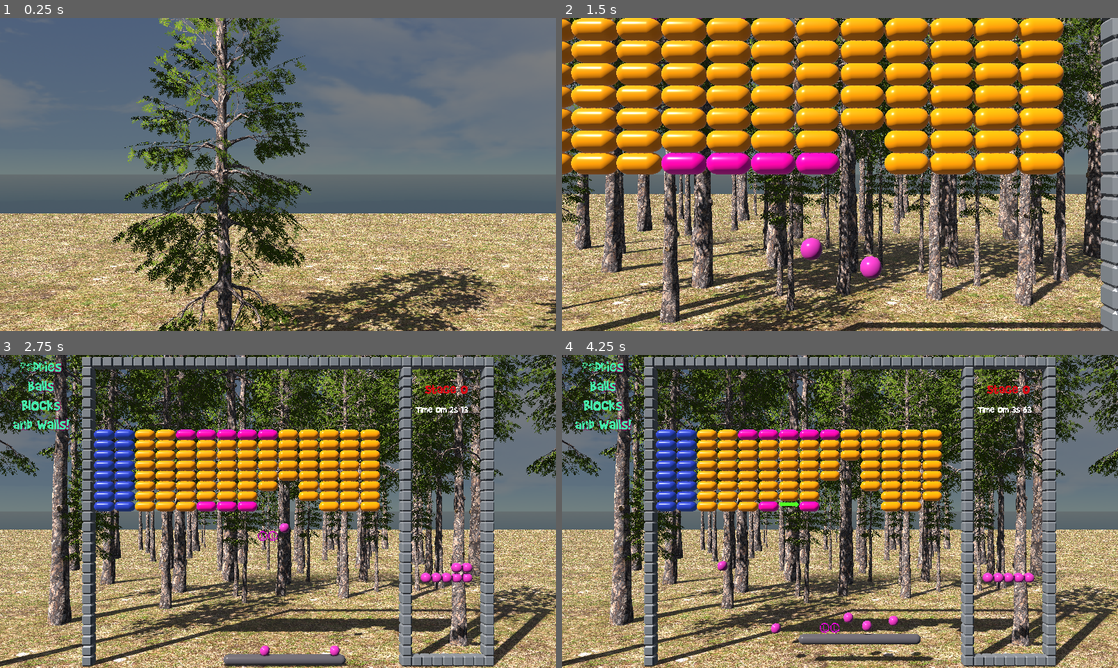
Above: before the commit, frames 1-4 (two rows, left to right).
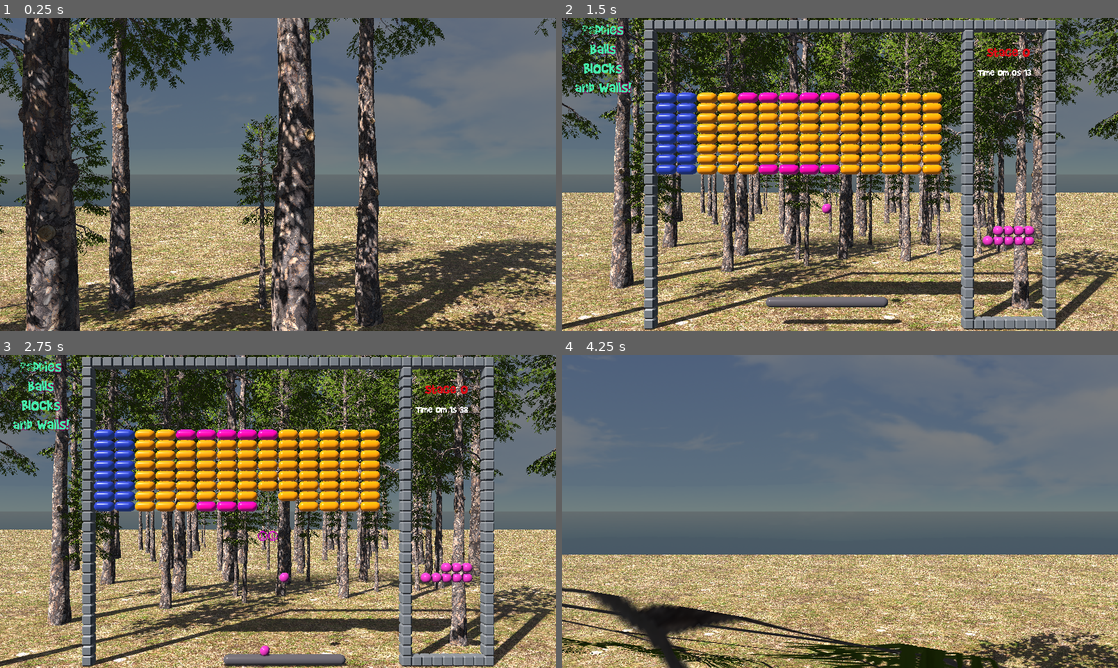
Above: after the commit, the same moments.

Repository: Chaduke/paddles_balls_blocks_walls
Game: Godot game, scene res://scenes/main.tscn
The game is run twice, just before and just after one commit, with the same random seed, the same clock (stepped at 60 frames per second) and the same inputs.
Inputs (mouse positions are in pixels of both pictures, inside the frame that each line leads up to):
- Up to frame 1 (0.25 s): no input
- Up to frame 2 (1.5 s): move the mouse to (867, 174) at 0.52 s; right-click (867, 174) at 0.6 s; move the mouse to (812, 174) at 1.27 s; right-click (812, 174) at 1.35 s
- Up to frame 3 (2.75 s): move the mouse to (289, 505) at 2.02 s; press the mouse at (289, 505) at 2.03 s; right-click (289, 505) at 2.3 s
- Up to frame 4 (4.25 s): move the mouse to (834, 517) at 2.77 s; release the mouse at (834, 517) at 2.78 s; right-click (834, 517) at 2.85 s; move the mouse to (878, 514) at 3.52 s; right-click (878, 514) at 3.6 s; tap R (reset, bound only after the commit) at 4.15 s

The runs differ from the first frame. In frame 1, 60% of the frame differs, in the area x 0-100%, y 0-100%; in frame 2, 89%; in frame 3, 0.7%; in frame 4, 83%.

Commit message:
Ball shrink and grow works ok, need to check what happens on reload_current_scene

Diff:
--- a/project.godot
+++ b/project.godot
@@ -41,6 +41,11 @@
 "events": [Object(InputEventMouseButton,"resource_local_to_scene":false,"resource_name":"","device":-1,"window_id":0,"a …(258 unchanged characters)…
 ]
 }
+reset={
+"deadzone": 0.5,
+"events": [Object(InputEventKey,"resource_local_to_scene":false,"resource_name":"","device":-1,"window_id":0,"alt_pressed":false,"shift_pressed":false,"ctrl_pressed":false,"meta_pressed":false,"pressed":false,"keycode":0,"physical_keycode":82,"key_label":0,"unicode":114,"location":0,"echo":false,"script":null)
+]
+}
 
 [physics]
 
--- a/scripts/main.gd
+++ b/scripts/main.gd
@@ -20,12 +20,13 @@
 # Called every frame. 'delta' is the elapsed time since the previous frame.
 func _process(_delta):
 	if camera.position.z < 0:
-		camera.position.z += 2
+		camera.position.z += 4
 	if Input.is_action_pressed("ui_cancel"):
 		get_tree().quit()
 	if Input.is_action_just_pressed("spawn_ball"):
 		spawn_ball()
-
+	if Input.is_action_just_pressed("reset"):
+		get_tree().reload_current_scene()
 	# balls loop
 	for ball in balls:
 		if ball.position.y < 0: # Check if the ball has left the screen
@@ -34,8 +35,9 @@
 	if blocks.get_child_count() == 0:
 		# reset the level for now
 		get_tree().reload_current_scene()
-
 func spawn_ball():
+	if camera.position.z < 0:
+		return
 	if not time_label.game_started:
 		time_label.game_started = true
 	var spare_balls = stage.get_node("spare_balls")
@@ -65,5 +67,21 @@
 		balls.append(ball_instance)
 		add_child(ball_instance)
 
-func update_ball_size(_size):
-	pass
+func update_ball_size():
+	for ball_instance in balls:
+		if ball_instance.has_node("MeshInstance3D"):
+			var mesh_instance = ball_instance.get_node("MeshInstance3D")
+			if mesh_instance:
+				mesh_instance.queue_free()
+		var new_mesh_instance = ball_instance.ball_models[current_ball_size].instantiate()
+		new_mesh_instance.name="MeshInstance3D"
+		ball_instance.add_child(new_mesh_instance)
+		ball_instance.mesh_instance_3d = new_mesh_instance
+		# Update collision shape radius
+		if ball_instance.has_node("CollisionShape3D"):
+			var collision_shape = ball_instance.get_node("CollisionShape3D")
+			if collision_shape and collision_shape.shape is SphereShape3D:
+				var sphere_shape = collision_shape.shape as SphereShape3D
+				sphere_shape.radius = current_ball_size / 4.0
+			else:
+				print("Error: CollisionShape3D node or SphereShape3D shape not found.")
--- a/scripts/pickup_item.gd
+++ b/scripts/pickup_item.gd
@@ -68,11 +68,26 @@
 				elif slot == 4:
 					target_position = Vector3(18,13,-37)
 				var paddle=get_tree().root.get_child(1).get_node("paddle")
+				var main_scene = get_tree().root.get_child(1)
 				if item_type == "Grower":
 					# change the paddle size if possible
 					paddle.grow_paddle()
 				elif item_type == "Shrinker":
 					paddle.shrink_paddle()
+				elif item_type == "Largeballs":
+					if main_scene.current_ball_size == 1:
+						main_scene.current_ball_size = 2
+						main_scene.update_ball_size()
+					elif main_scene.current_ball_size == 2:
+						main_scene.current_ball_size = 4
+						main_scene.update_ball_size()
+				elif item_type == "Smallballs":
+					if main_scene.current_ball_size == 4:
+						main_scene.current_ball_size = 2
+						main_scene.update_ball_size()
+					elif main_scene.current_ball_size == 2:
+						main_scene.current_ball_size = 1
+						main_scene.update_ball_size()
 			else:
 				queue_free()
 	else:
